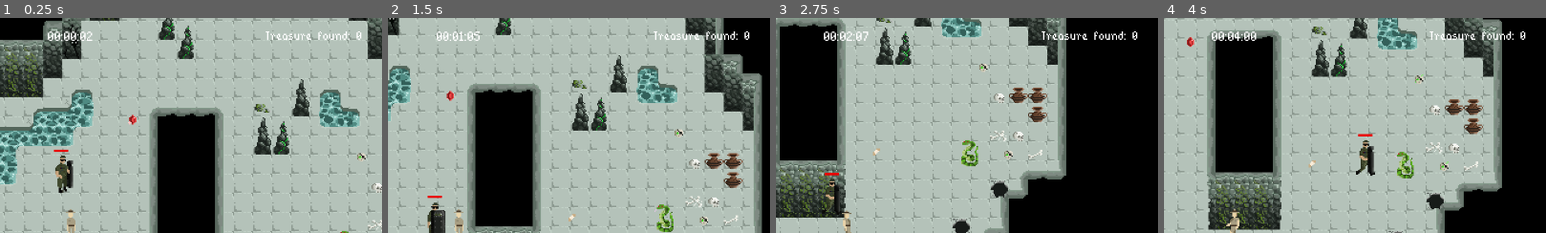
Above: before the commit, frames 1-4 (left to right).
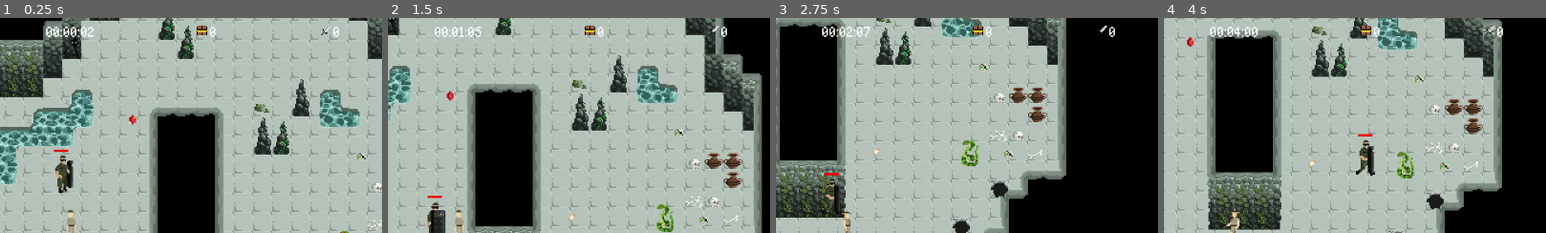
Above: after the commit, the same moments.

Repository: mirogon/Archaeology
Game: Godot game, scene res://Scenes/Main.tscn
The game is run twice, just before and just after one commit, with the same random seed, the same clock (stepped at 60 frames per second) and the same inputs. The engine's default icon, where the game draws it, is replaced by a stand-in: a white triangle on a blue panel in a dark square.
Inputs (mouse positions are % of the whole screen's width and height, from its top left):
- Up to frame 1 (0.25 s): no input
- Up to frame 2 (1.5 s): move the mouse to (72, 45) at 0.52 s; hold Right (ui_right) 0.53-1.28 s; tap F (action) at 0.6, 1.35 s; click (72, 45) at 0.67 s; move the mouse to (30, 55) at 1.27 s; hold Down (ui_down) from 1.28 s (still down)
- Up to frame 3 (2.75 s): move the mouse to (60, 28) at 2.02 s; release Down (ui_down) at 2.03 s; hold Right (ui_right) from 2.03 s (still down); tap F (action) at 2.1 s
- Up to frame 4 (4 s): move the mouse to (45, 70) at 2.77 s; release Right (ui_right) at 2.78 s; hold Up (ui_up) 2.78-3.53 s; tap F (action) at 2.85, 3.6 s; click (45, 70) at 2.92 s; move the mouse to (80, 65) at 3.52 s; hold Left (ui_left) from 3.53 s (still down)
The pictures show only the part of the screen within x 41-91%, y 1-51%; the shares and areas given below are measured in that part.

The runs differ from the first frame. In frame 1, 1.0% of the frame differs, in the area x 12-95%, y 3-11%; in frame 2, 1.0%; in frame 3, 1.1%; in frame 4, 1.1%.

Commit message:
New MainUi

Diff:
--- a/Scenes/Bat.tscn
+++ b/Scenes/Bat.tscn
@@ -67,5 +67,4 @@
 [node name="AnimatedSprite" type="AnimatedSprite" parent="."]
 frames = SubResource( 11 )
 animation = "Bat_fly"
-frame = 2
 playing = true
--- a/Scenes/Main.tscn
+++ b/Scenes/Main.tscn
@@ -7,17 +7,8 @@
 [ext_resource path="res://Scenes/Soldier.tscn" type="PackedScene" id=5]
 [ext_resource path="res://Scenes/HealthResourceBar.tscn" type="PackedScene" id=6]
 [ext_resource path="res://Scripts/Main.gd" type="Script" id=7]
-[ext_resource path="res://Scripts/TimerLabel.gd" type="Script" id=9]
+[ext_resource path="res://Scenes/MainUi.tscn" type="PackedScene" id=8]
 [ext_resource path="res://Asstes/Fonts/BitPotion.ttf" type="DynamicFontData" id=10]
-[ext_resource path="res://Scripts/TreasureLabel.gd" type="Script" id=13]
-
-[sub_resource type="DynamicFont" id=2]
-size = 36
-font_data = ExtResource( 10 )
-
-[sub_resource type="DynamicFont" id=4]
-size = 32
-font_data = ExtResource( 10 )
 
 [sub_resource type="StyleBoxFlat" id=5]
 bg_color = Color( 0, 0, 0, 1 )
@@ -40,29 +31,6 @@
 [node name="UiCanvasLayer" type="CanvasLayer" parent="."]
 script = ExtResource( 2 )
 
-[node name="TimerLabel" type="Label" parent="UiCanvasLayer"]
-anchor_right = 1.0
-margin_top = 24.0
-margin_bottom = 14.0
-custom_fonts/font = SubResource( 2 )
-text = "HELLO"
-align = 1
-script = ExtResource( 9 )
-
-[node name="Timer" type="Timer" parent="UiCanvasLayer"]
-wait_time = 0.1
-autostart = true
-
-[node name="TreasureLabel" type="Label" parent="UiCanvasLayer"]
-anchor_left = 1.0
-anchor_right = 1.0
-margin_left = -313.0
-margin_top = 24.0
-margin_bottom = 14.0
-custom_fonts/font = SubResource( 4 )
-text = "Treasure found: 0"
-script = ExtResource( 13 )
-
 [node name="Dead" type="Panel" parent="UiCanvasLayer"]
 visible = false
 anchor_right = 1.0
@@ -82,6 +50,7 @@
 [node name="HealthResourceBar" parent="UiCanvasLayer" instance=ExtResource( 6 )]
 script = ExtResource( 4 )
 
+[node name="MainUi" parent="UiCanvasLayer" instance=ExtResource( 8 )]
+
 [connection signal="heal_resource_update" from="Player" to="UiCanvasLayer/HealthResourceBar" method="_on_Player_heal_resource_update"]
-[connection signal="treasure_update" from="Player" to="UiCanvasLayer/TreasureLabel" method="_on_Player_treasure_update"]
-[connection signal="timeout" from="UiCanvasLayer/Timer" to="UiCanvasLayer/TimerLabel" method="_on_Timer_timeout"]
+[connection signal="treasure_update" from="Player" to="." method="_on_Player_treasure_update"]
--- /dev/null
+++ b/Scenes/MainUi.tscn
@@ -0,0 +1,116 @@
+[gd_scene load_steps=9 format=2]
+
+[ext_resource path="res://Asstes/Fonts/BitPotion.ttf" type="DynamicFontData" id=1]
+[ext_resource path="res://Scripts/TreasureLabel.gd" type="Script" id=2]
+[ext_resource path="res://Scripts/KillLabel.gd" type="Script" id=3]
+[ext_resource path="res://Asstes/UI/treasurex2.png" type="Texture" id=4]
+[ext_resource path="res://Asstes/UI/swordx2.png" type="Texture" id=5]
+[ext_resource path="res://Scripts/TimerLabel.gd" type="Script" id=6]
+
+[sub_resource type="DynamicFont" id=1]
+size = 38
+font_data = ExtResource( 1 )
+
+[sub_resource type="DynamicFont" id=2]
+size = 38
+font_data = ExtResource( 1 )
+
+[node name="MainUi" type="Control"]
+anchor_right = 1.0
+anchor_bottom = 1.0
+
+[node name="MarginContainer" type="MarginContainer" parent="."]
+anchor_right = 1.0
+anchor_bottom = 1.0
+custom_constants/margin_right = 15
+custom_constants/margin_top = 15
+custom_constants/margin_left = 15
+custom_constants/margin_bottom = 5
+
+[node name="VBoxContainer" type="VBoxContainer" parent="MarginContainer"]
+margin_left = 15.0
+margin_top = 15.0
+margin_right = 1265.0
+margin_bottom = 715.0
+
+[node name="TopBar" type="HBoxContainer" parent="MarginContainer/VBoxContainer"]
+margin_right = 1250.0
+margin_bottom = 31.0
+
+[node name="Label" type="Label" parent="MarginContainer/VBoxContainer/TopBar"]
+margin_right = 414.0
+margin_bottom = 31.0
+size_flags_horizontal = 3
+size_flags_vertical = 7
+
+[node name="TimerLabel" type="Label" parent="MarginContainer/VBoxContainer/TopBar"]
+margin_left = 418.0
+margin_right = 832.0
+margin_bottom = 31.0
+size_flags_horizontal = 3
+size_flags_vertical = 7
+custom_fonts/font = SubResource( 1 )
+text = "00:00:00"
+align = 1
+script = ExtResource( 6 )
+
+[node name="HBoxContainer" type="HBoxContainer" parent="MarginContainer/VBoxContainer/TopBar"]
+margin_left = 836.0
+margin_right = 1250.0
+margin_bottom = 31.0
+size_flags_horizontal = 3
+
+[node name="HBoxContainer" type="HBoxContainer" parent="MarginContainer/VBoxContainer/TopBar/HBoxContainer"]
+margin_right = 205.0
+margin_bottom = 31.0
+size_flags_horizontal = 3
+
+[node name="CenterContainer" type="CenterContainer" parent="MarginContainer/VBoxContainer/TopBar/HBoxContainer/HBoxContainer"]
+margin_right = 18.0
+margin_bottom = 31.0
+
+[node name="TextureRect" type="TextureRect" parent="MarginContainer/VBoxContainer/TopBar/HBoxContainer/HBoxContainer/CenterContainer"]
+margin_top = 7.0
+margin_right = 18.0
+margin_bottom = 23.0
+texture = ExtResource( 4 )
+stretch_mode = 5
+
+[node name="TreasureLabel" type="Label" parent="MarginContainer/VBoxContainer/TopBar/HBoxContainer/HBoxContainer"]
+margin_left = 22.0
+margin_right = 34.0
+margin_bottom = 31.0
+custom_fonts/font = SubResource( 2 )
+text = "0"
+script = ExtResource( 2 )
+
+[node name="HBoxContainer2" type="HBoxContainer" parent="MarginContainer/VBoxContainer/TopBar/HBoxContainer"]
+margin_left = 209.0
+margin_right = 414.0
+margin_bottom = 31.0
+size_flags_horizontal = 3
+
+[node name="CenterContainer" type="CenterContainer" parent="MarginContainer/VBoxContainer/TopBar/HBoxContainer/HBoxContainer2"]
+margin_right = 16.0
+margin_bottom = 31.0
+
+[node name="TextureRect" type="TextureRect" parent="MarginContainer/VBoxContainer/TopBar/HBoxContainer/HBoxContainer2/CenterContainer"]
+margin_top = 7.0
+margin_right = 16.0
+margin_bottom = 23.0
+texture = ExtResource( 5 )
+stretch_mode = 5
+
+[node name="KillLabel" type="Label" parent="MarginContainer/VBoxContainer/TopBar/HBoxContainer/HBoxContainer2"]
+margin_left = 20.0
+margin_right = 32.0
+margin_bottom = 31.0
+custom_fonts/font = SubResource( 2 )
+text = "0"
+script = ExtResource( 3 )
+
+[node name="Timer" type="Timer" parent="."]
+wait_time = 0.1
+autostart = true
+
+[connection signal="timeout" from="Timer" to="MarginContainer/VBoxContainer/TopBar/TimerLabel" method="_on_Timer_timeout"]
--- a/Scripts/Enemy.gd
+++ b/Scripts/Enemy.gd
@@ -50,6 +50,7 @@
 
 func on_died():
 	queue_free()
+	get_tree().get_root().get_node("Main").enemy_died()
 
 func on_health_update(new_health):
 	$AnimatedSprite.modulate = Color(1,0,0,1)
--- /dev/null
+++ b/Scripts/KillLabel.gd
@@ -0,0 +1,10 @@
+extends Label
+
+
+# Called when the node enters the scene tree for the first time.
+func _ready():
+	get_tree().get_root().get_node("Main").connect("enemies_died", self, "on_enemies_died")
+
+
+func on_enemies_died(enemies_died):
+	text = String(enemies_died)
--- a/Scripts/Main.gd
+++ b/Scripts/Main.gd
@@ -1,16 +1,18 @@
 extends Node2D
 
+signal treasure_update(new_treasure)
+signal enemies_died(enemies_died)
 
-# Declare member variables here. Examples:
-# var a = 2
-# var b = "text"
+var enemies_died = 0
 
 
 # Called when the node enters the scene tree for the first time.
 func _ready():
 	randomize()
 
+func enemy_died():
+	enemies_died += 1
+	emit_signal("enemies_died", enemies_died)
 
-# Called every frame. 'delta' is the elapsed time since the previous frame.
-#func _process(delta):
-#	pass
+func _on_Player_treasure_update(treasure_found):
+	emit_signal("treasure_update", treasure_found)
--- a/Scripts/TimerLabel.gd
+++ b/Scripts/TimerLabel.gd
@@ -10,7 +10,6 @@
 # Called every frame. 'delta' is the elapsed time since the previous frame.
 #func _process(delta):
 #	pass
-
 
 func _on_Timer_timeout():
 	tenth_seconds += 1
--- a/Scripts/TreasureLabel.gd
+++ b/Scripts/TreasureLabel.gd
@@ -1,20 +1,7 @@
 extends Label
 
+func _ready():
+	get_tree().get_root().get_node("Main").connect("treasure_update", self, "on_treasure_update")
 
-# Declare member variables here. Examples:
-# var a = 2
-# var b = "text"
-
-
-# Called when the node enters the scene tree for the first time.
-func _ready():
-	pass # Replace with function body.
-
-
-# Called every frame. 'delta' is the elapsed time since the previous frame.
-#func _process(delta):
-#	pass
-
-
-func _on_Player_treasure_update(treasure_found):
-	text = "Treasure found: " + String(treasure_found)
+func on_treasure_update(treasure_found):
+	text = String(treasure_found)
Binary file added: Asstes/UI/swordx2.png
Not shown, added: Asstes/UI/swordx2.png.import
Binary file added: Asstes/UI/treasurex2.png
Not shown, added: Asstes/UI/treasurex2.png.import
Not shown: 1 places in Scenes/Main.tscn that only renumber resources
